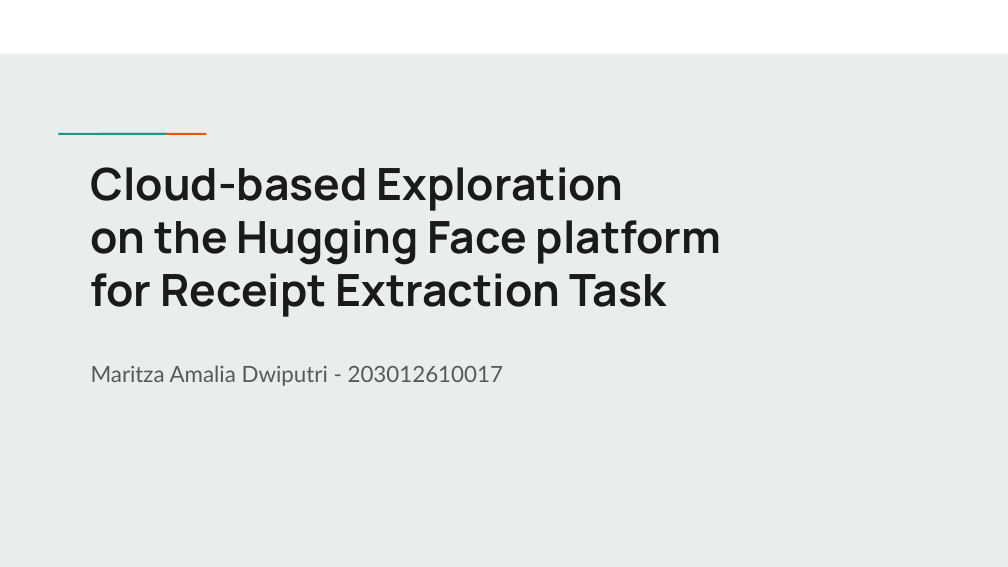
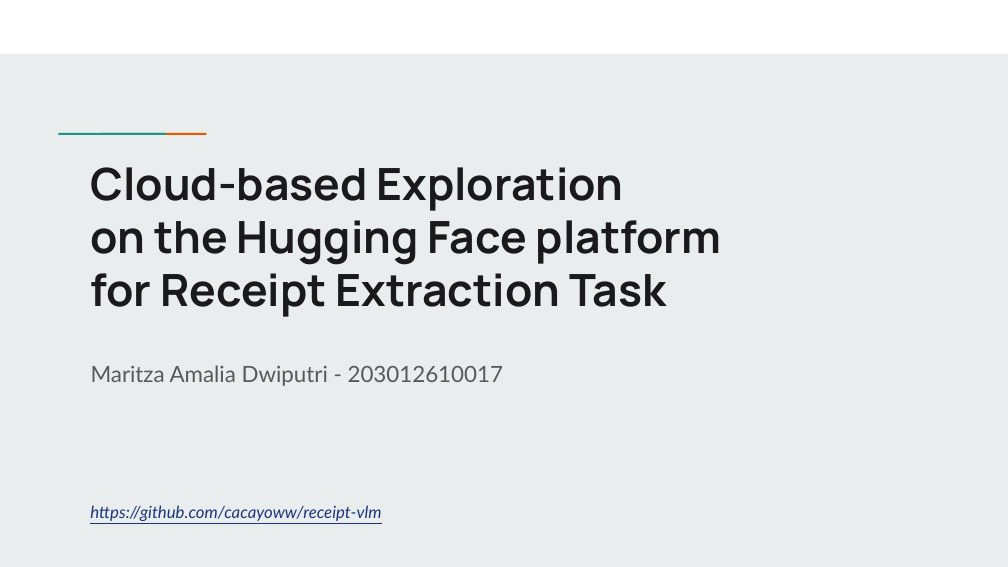
Before and after one commit to cacayoww/receipt-vlm, a slide deck: slide 1 of Cloud-based Exploration on the Hugging Face platform for Receipt Extraction Task.pptx. Drawn at 1008x567 pixels with LibreOffice and Linux fonts; fonts in the diff are those of the drawing. Boxes give left, top, right and bottom in pixels: in the first picture for what was removed or moved away, otherwise in the second. Text is boxed around its words. In the diff, an @@ line names an element or a change of style, - is before the commit and + after.

```diff
--- a/Cloud-based Exploration on the Hugging Face platform for Receipt Extraction Task.pptx
+++ b/Cloud-based Exploration on the Hugging Face platform for Receipt Extraction Task.pptx
@@ text added at box(90, 505, 381, 521), 12 pt, text #1C3678, italic, underline @@
+https://github.com/cacayoww/receipt-vlm
```
Also in this commit, not shown: 2 other slides changed, 3 slides added, 1 slide removed, 3 other files.
